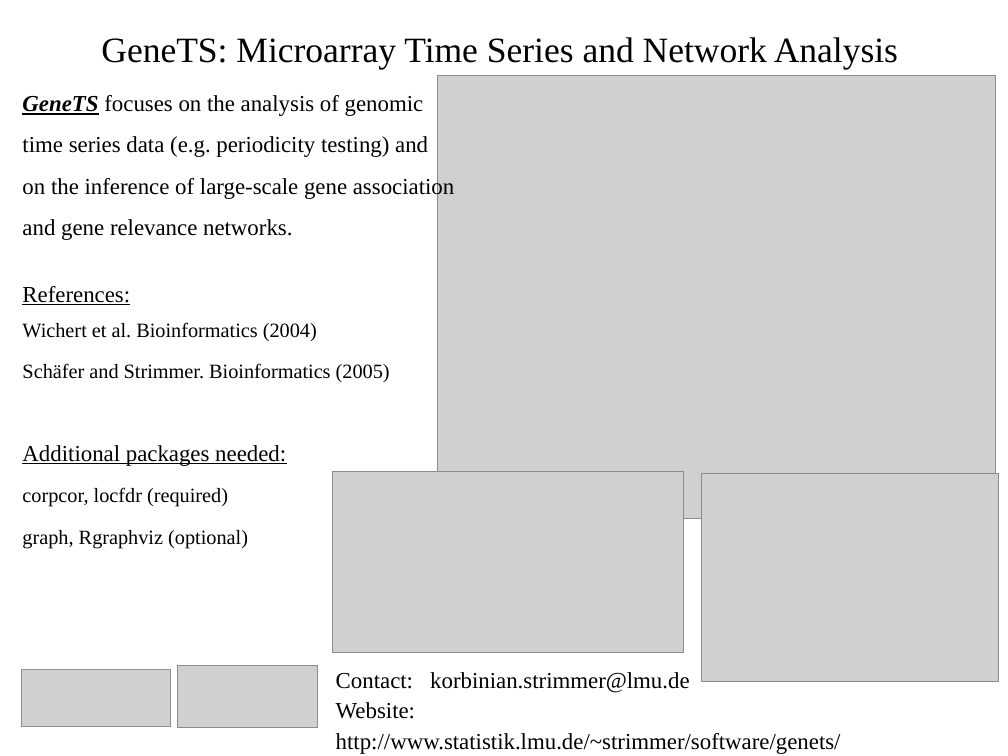
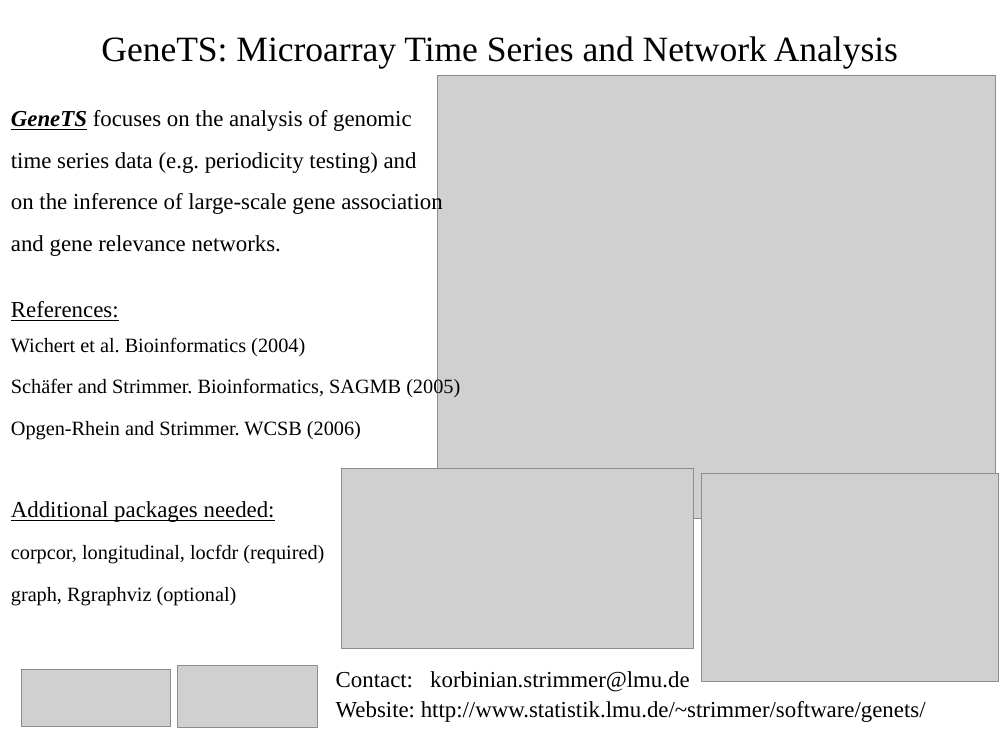
Before and after one commit to cran/GeneTS, a slide deck: slide 1 of inst/doc/GeneTS.ppt. Drawn at 1008x756 pixels with LibreOffice and Linux fonts; fonts in the diff are those of the drawing; grey boxes stand for pictures. Boxes give left, top, right and bottom in pixels: in the first picture for what was removed or moved away, otherwise in the second. Text is boxed around its words. In the diff, an @@ line names an element or a change of style, - is before the commit and + after.

```diff
--- a/inst/doc/GeneTS.ppt
+++ b/inst/doc/GeneTS.ppt
@@ subtitle "GeneTS focuses on the analysis ...": place and size @@
-subtitle "GeneTS focuses on the analysis ..." at bbox=[22, 95, 454, 548]
+subtitle "GeneTS focuses on the analysis ..." at bbox=[11, 110, 460, 605]
@@ subtitle at bbox=[11, 378, 460, 439]: text changed @@
-Schäfer and Strimmer. Bioinformatics (2005)
+Schäfer and Strimmer. Bioinformatics, SAGMB (2005)
+Opgen-Rhein and Strimmer. WCSB (2006)
@@ picture: place and size @@
-picture at bbox=[332, 471, 683, 652]
+picture at bbox=[342, 468, 693, 649]
@@ subtitle at bbox=[11, 544, 324, 564]: text changed @@
-corpcor, locfdr (required)
+corpcor, longitudinal, locfdr (required)
@@ text "Contact: korbinian.strimmer@lmu.de" at bbox=[336, 671, 926, 722]: line spacing 23.9pt to 23.4pt @@
```
Also in this commit, not shown: 59 other files.
